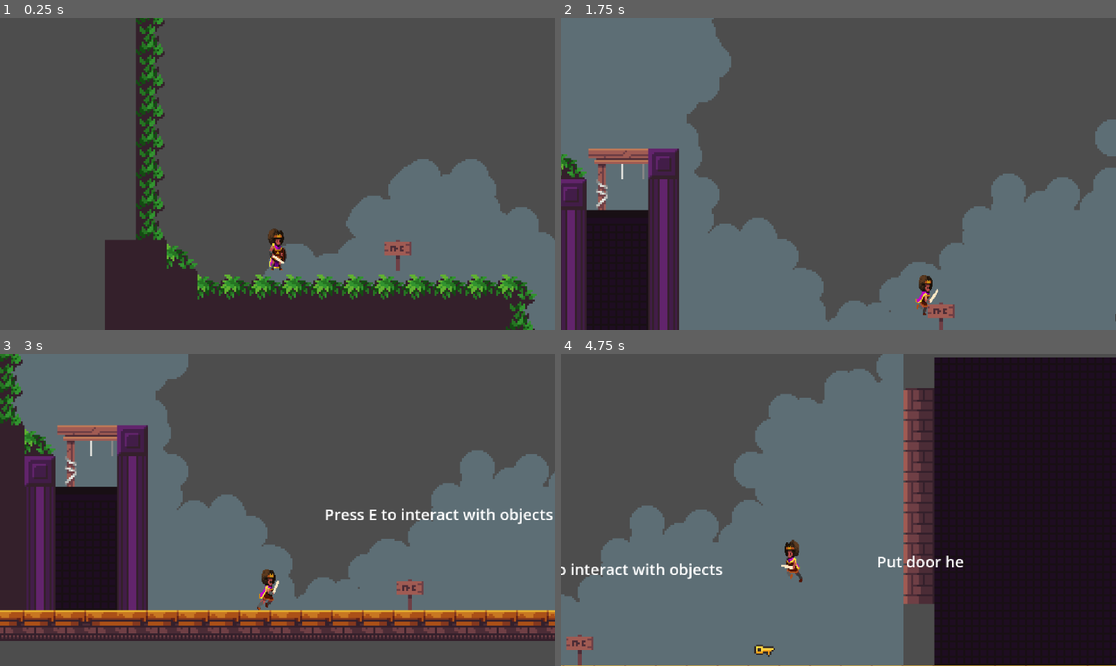
Above: before the commit, frames 1-4 (two rows, left to right).
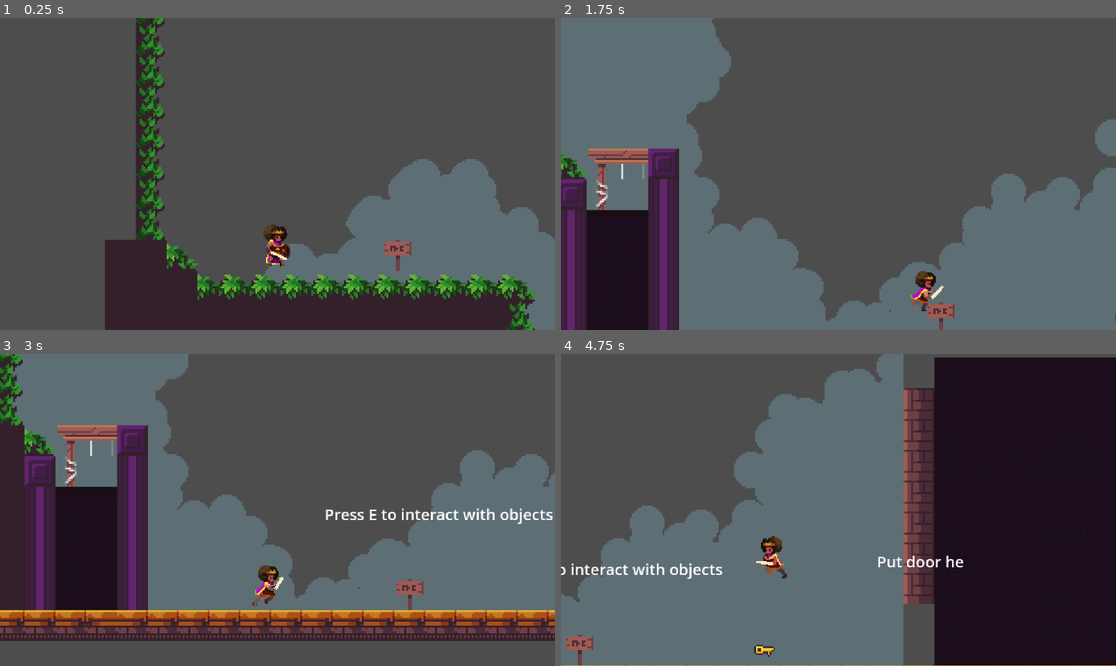
Above: after the commit, the same moments.

Repository: The-E21/TempleExploreDurhack24
Game: Godot game, scene res://Scenes/temple_scene.tscn
The game is run twice, just before and just after one commit, with the same random seed, the same clock (stepped at 60 frames per second) and the same inputs.
Inputs:
- Up to frame 1 (0.25 s): no input
- Up to frame 2 (1.75 s): hold E (interact) 0.53-1.28 s; hold D (move_right) from 0.53 s (still down); tap Space (jump) at 0.77, 1.52 s; tap E (interact) at 1.35 s
- Up to frame 3 (3 s): tap E (interact) at 2, 2.85 s; release D (move_right) at 2.03 s; hold A (move_left) 2.03-2.78 s; hold E (interact) 2.03-2.78 s; hold D (move_right) from 2.78 s (still down)
- Up to frame 4 (4.75 s): tap Space (jump) at 3.02, 3.77, 4.52 s; tap E (interact) at 3.5, 4.35 s; hold E (interact) 3.53-4.28 s; release D (move_right) at 4.28 s; hold A (move_left) from 4.28 s (still down)

The runs differ from the first frame. In frame 1, 0.5% of the frame differs, in the area x 47-53%, y 66-81%; in frame 2, 0.4%; in frame 3, 0.4%; in frame 4, 0.7%, in the area x 35-44%, y 58-74%.

Commit message:
Fixed flipping player spirte

Diff:
--- a/Scenes/player.tscn
+++ b/Scenes/player.tscn
@@ -146,19 +146,16 @@
 apexTime = 0.5
 coyoteTime = 0.2
 jumpBufferTime = 0.2
-
-[node name="Sprite2D" type="Sprite2D" parent="."]
+flipOffset = -24.0
 
 [node name="CollisionShape2D" type="CollisionShape2D" parent="."]
 shape = SubResource("CapsuleShape2D_ix1y5")
 
 [node name="AnimatedSprite2D" type="AnimatedSprite2D" parent="."]
-position = Vector2(5, 1)
-scale = Vector2(0.424015, 0.610417)
+position = Vector2(7, -1)
+scale = Vector2(0.61, 0.61)
 sprite_frames = SubResource("SpriteFrames_8kmgw")
-animation = &"run"
-frame = 6
-frame_progress = 0.786341
+animation = &"runUp"
 speed_scale = 2.0
 
 [node name="Camera2D" type="Camera2D" parent="."]
--- a/Scenes/temple_scene.tscn
+++ b/Scenes/temple_scene.tscn
@@ -263,6 +263,7 @@
 6:11/0 = 0
 6:11/0/physics_layer_0/polygon_0/points = PackedVector2Array(-8, -8, 8, -8, 8, 8, -8, 8)
 14:1/0 = 0
+14:1/0/physics_layer_0/polygon_0/points = PackedVector2Array(-8, -8, 8, -8, 8, 8, -8, 8)
 
 [sub_resource type="TileSetAtlasSource" id="TileSetAtlasSource_nwcl8"]
 texture = ExtResource("3_trqm4")
--- a/Scripts/playerscript.gd
+++ b/Scripts/playerscript.gd
@@ -27,6 +27,7 @@
 
 #animation
 @onready var animations = $AnimatedSprite2D
+@export var flipOffset : float
 
 #Collect Keys
 var inventory = []
@@ -125,12 +126,14 @@
 		if dir < 0:
 			direction = ''
 			animations.flip_h = true
+			animations.offset = Vector2(flipOffset, 0)
 			animations.play('run')
 			if(not $Footsteps.playing):
 				$Footsteps.playing = true
 		elif dir > 0:
 			direction = ''
 			animations.flip_h = false
+			animations.offset = Vector2.ZERO
 			animations.play('run')
 			if(not $Footsteps.playing):
 				$Footsteps.playing = true
